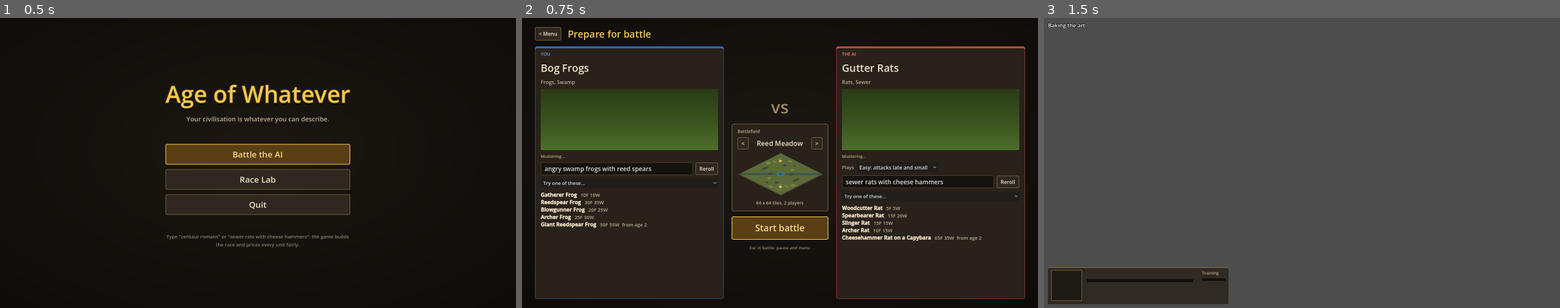
Above: before the commit, frames 1-3 (left to right).
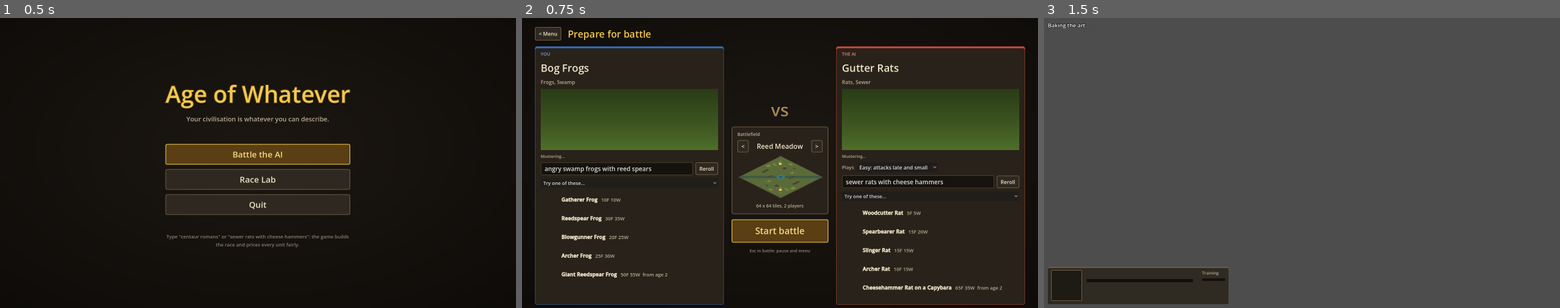
Above: after the commit, the same moments.

Repository: Casaide/age-of-anything
Game: Godot game, scene res://scenes/match_setup.tscn
Two runs of this game, one before a commit and one after it. Both use one fixed random seed, a clock stepped at 60 frames per second and the inputs below.
Inputs:
- Up to frame 1 (0.5 s): no input
- Up to frame 2 (0.75 s): click "Battle the AI" at 0.5 s
- Up to frame 3 (1.5 s): click "Start battle" at 1.25 s

Frame 1 is identical in both runs. In frame 2, 5.8% of the frame differs, in the area x 2-98%, y 29-99%; in frame 3, nothing differs.

Commit message:
Lobby: the roster as rows with each unit's portrait; milestone 11 and the archive record the review polish
Co-Authored-By: Claude Opus 5.5 <noreply@anthropic.com>

Diff:
--- a/scenes/match_setup.gd
+++ b/scenes/match_setup.gd
@@ -281,14 +281,17 @@
 	pick.add_theme_font_size_override("font_size", 15)
 	pick.item_selected.connect(func(k): if k > 0: field.text = PRESETS[k - 1]; sides[i].reroll = 0; _regenerate(i); pick.select(0))
 	col.add_child(pick)
-	var roster := RichTextLabel.new()
+	var units := VBoxContainer.new()   # one row per unit: its portrait, name and cost (the banner's lower half was empty: Fable)
+	units.add_theme_constant_override("separation", 4)
+	col.add_child(units)
+	var roster := RichTextLabel.new()   # the generator's notes
 	roster.bbcode_enabled = true
 	roster.fit_content = true
 	roster.scroll_active = false
 	roster.add_theme_font_size_override("normal_font_size", 15)
 	roster.add_theme_color_override("default_color", TEXT)
 	col.add_child(roster)
-	sides.append({"field": field, "reroll": 0, "race": {}, "name": name, "line": line, "roster": roster,
+	sides.append({"field": field, "reroll": 0, "race": {}, "name": name, "line": line, "roster": roster, "units": units,
 		"stage": stage, "vp": vp, "layer": layer, "status": status, "dirty_at": 0.0, "team": team})
 	return card
 
@@ -302,13 +305,15 @@
 	s.name.text = race.name
 	s.line.text = "%s, %s" % [lib.creatures[race.creature].plural, String(race.family).capitalize()]
 	var lines := []
+	for n in s.units.get_children():
+		n.queue_free()
 	for u in race.units:
 		var cost := []
 		for r in u.eval.cost:
 			if int(u.eval.cost[r]) > 0:
 				cost.append("%d%s" % [int(u.eval.cost[r]), String(r).substr(0, 1).to_upper()])
 		var age := "" if int(u.recipe.tier) <= 1 else "  [color=#%s]from age %d[/color]" % [DIM.to_html(false), int(u.recipe.tier)]
-		lines.append("[b]%s[/b]   [color=#%s]%s[/color]%s" % [u.recipe.name, DIM.to_html(false), " ".join(cost), age])
+		s.units.add_child(_unit_row("[b]%s[/b]   [color=#%s]%s[/color]%s" % [u.recipe.name, DIM.to_html(false), " ".join(cost), age]))
 	for n in race.notes:
 		lines.append("[i][color=#%s]%s[/color][/i]" % [BRONZE.lightened(0.2).to_html(false), n])
 	s.roster.text = "\n".join(lines)
@@ -326,6 +331,7 @@
 			races.append(s.race)
 			teams.append(s.team)
 	await kit.prepare_units(races, teams)
+	await kit.bake_icons(races, teams)
 	baking = false
 	for k in sides.size():   # the atlas was rebuilt: every stage redraws from it
 		_muster(k)
@@ -352,6 +358,36 @@
 		view.face(1.0 if i == 0 else -1.0)   # both armies face the middle
 		s.layer.add_child(view)
 	s.status.text = "%d units, every one priced by its parts" % n
+	var side := 0   # the portraits: kit.icons is keyed by the side's place among the races baked
+	for k in i:
+		if not sides[k].race.is_empty():
+			side += 1
+	for k in mini(n, s.units.get_child_count()):
+		var pic: TextureRect = s.units.get_child(k).get_child(0)
+		pic.texture = kit.icons.get("%d:%s" % [side, units[k].recipe.slot])
+
+
+## A roster row: a framed portrait (filled in once the army is baked) and the unit's line.
+func _unit_row(text: String) -> HBoxContainer:
+	var row := HBoxContainer.new()
+	row.add_theme_constant_override("separation", 10)
+	var pic := TextureRect.new()
+	pic.custom_minimum_size = Vector2(54, 54)
+	pic.expand_mode = TextureRect.EXPAND_IGNORE_SIZE
+	pic.stretch_mode = TextureRect.STRETCH_KEEP_ASPECT_CENTERED
+	pic.texture_filter = CanvasItem.TEXTURE_FILTER_NEAREST
+	row.add_child(pic)
+	var t := RichTextLabel.new()
+	t.bbcode_enabled = true
+	t.fit_content = true
+	t.scroll_active = false
+	t.size_flags_horizontal = Control.SIZE_EXPAND_FILL
+	t.size_flags_vertical = Control.SIZE_SHRINK_CENTER
+	t.add_theme_font_size_override("normal_font_size", 15)
+	t.add_theme_color_override("default_color", TEXT)
+	t.text = text
+	row.add_child(t)
+	return row
 
 
 func _set_map(k: int) -> void:
Not shown, changed: docs/milestones/m11-cleanup.md
